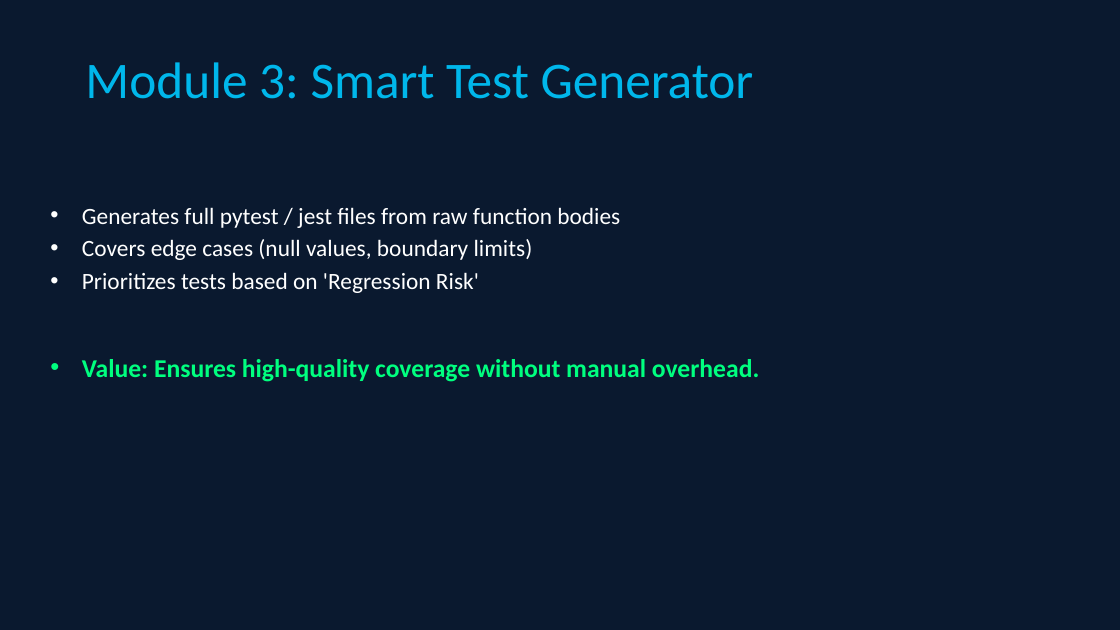
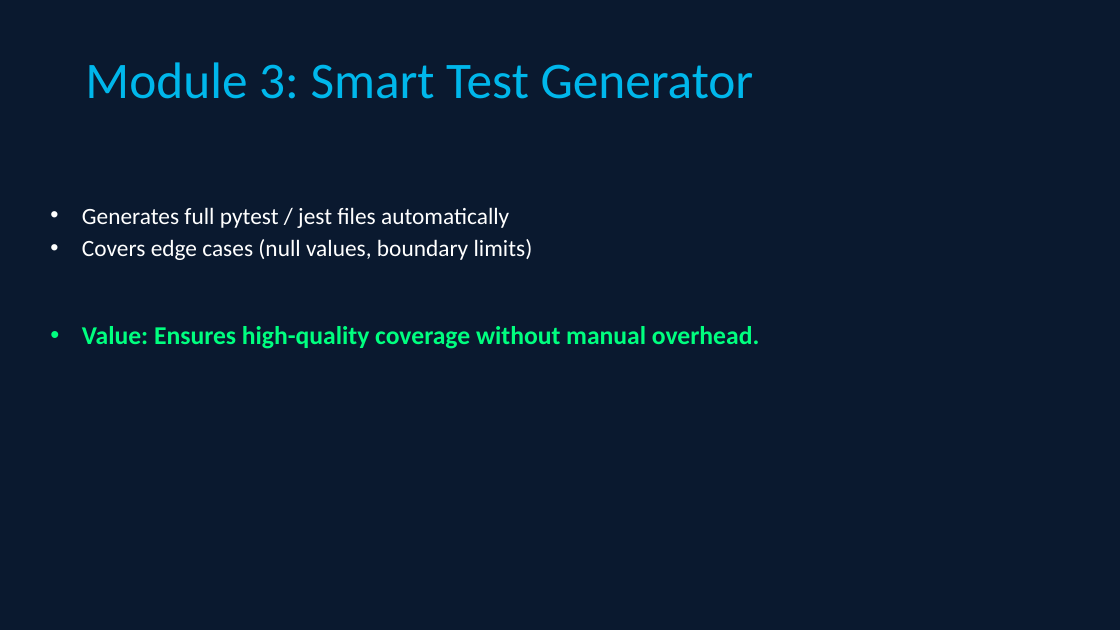
Before and after one commit to Manikandan180804/AI-Augmented-SDLC-platform, a slide deck: slide 7 of backend/AI_SDLC_Presentation.pptx. Drawn at 1120x630 pixels with LibreOffice and Linux fonts; fonts in the diff are those of the drawing. Boxes give left, top, right and bottom in pixels: in the first picture for what was removed or moved away, otherwise in the second. Text is boxed around its words. In the diff, an @@ line names an element or a change of style, - is before the commit and + after.

Commit message:
feat: add Module 8 (AI System Architect) with Mermaid.js integration

```diff
--- a/backend/AI_SDLC_Presentation.pptx
+++ b/backend/AI_SDLC_Presentation.pptx
@@ text at (x1=82, y1=207, x2=509, y2=228): text changed @@
-• Generates full pytest / jest files from raw function bodies
+• Generates full pytest / jest files automatically
@@ text at (x1=82, y1=272, x2=479, y2=293): paragraph removed @@
-• Prioritizes tests based on 'Regression Risk'
```
Also in this commit, not shown: 8 other slides changed, 1 slide added, 1 slide removed, 3 other files.
